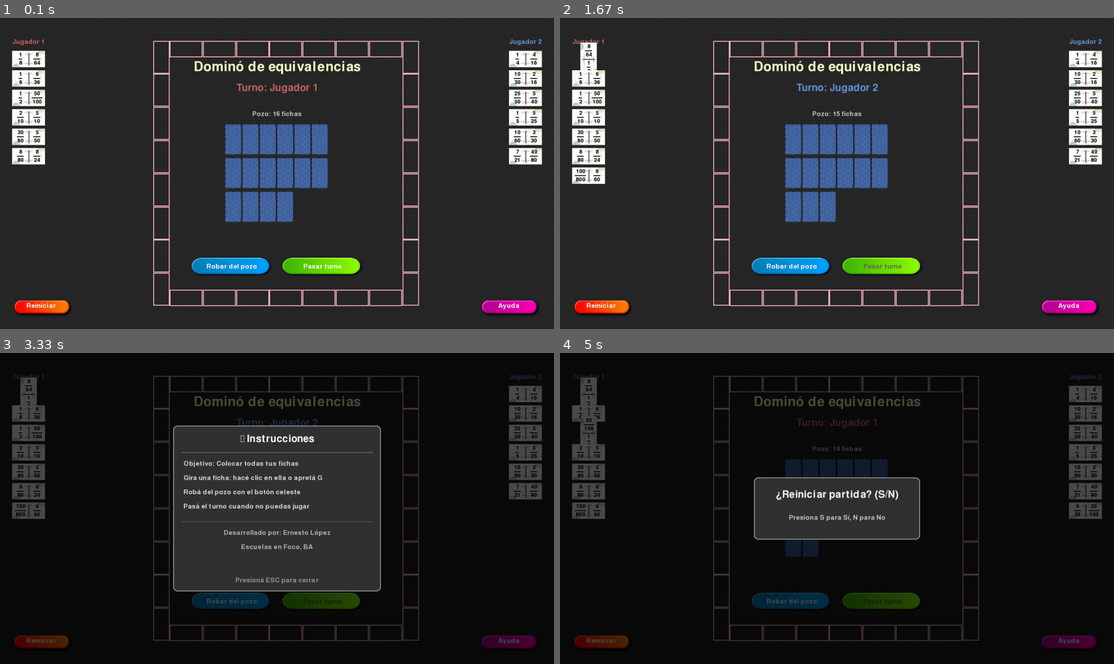
Above: before the commit, frames 1-4 (two rows, left to right).
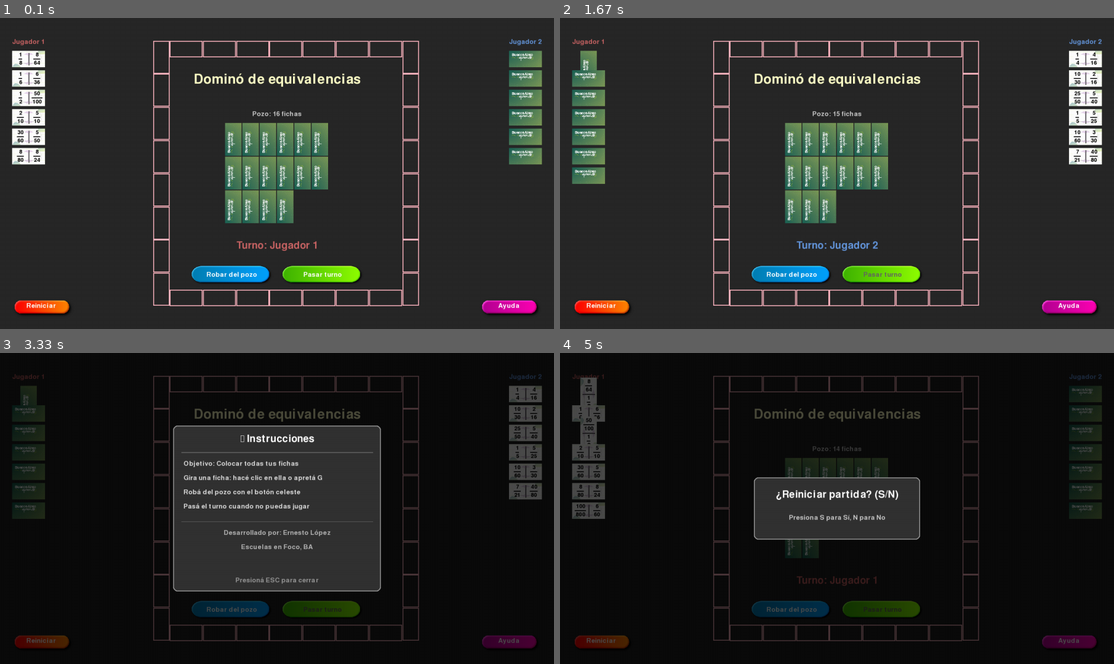
Above: after the commit, the same moments.

Repository: ernelopez/domino4
Game: pygame game, started from main.py
Two runs of this game, one before a commit and one after it. Both use one fixed random seed, a clock stepped at 60 frames per second and the inputs below.
Inputs (mouse positions are in pixels of both pictures, inside the frame that each line leads up to):
- Up to frame 1 (0.1 s): no input
- Up to frame 2 (1.67 s): click "1" at 0.38 s; press the mouse at (587, 67) at 0.7 s; move the mouse to (676, 129) at 0.8 s; release the mouse at (764, 195) at 0.93 s; click "Robar del pozo" at 1.05 s; click "Pasar turno" at 1.38 s
- Up to frame 3 (3.33 s): press the mouse at (509, 642) at 1.7 s; move the mouse to (299, 611) at 1.8 s; release the mouse at (88, 580) at 1.93 s; press the mouse at (509, 642) at 2.03 s; move the mouse to (421, 530) at 2.13 s; release the mouse at (337, 418) at 2.27 s; press the mouse at (509, 642) at 2.37 s; move the mouse to (299, 533) at 2.47 s; release the mouse at (83, 424) at 2.6 s; press the mouse at (509, 642) at 2.7 s; move the mouse to (315, 586) at 2.8 s; release the mouse at (121, 530) at 2.93 s; press the mouse at (509, 642) at 3.03 s; move the mouse to (299, 530) at 3.13 s; release the mouse at (83, 415) at 3.27 s
- Up to frame 4 (5 s): click (803, 604) at 3.38 s; click "Reiniciar" at 3.72 s; press the mouse at (881, 611) at 4.03 s; move the mouse to (853, 586) at 4.13 s; release the mouse at (831, 561) at 4.27 s; click "1" at 4.38 s; press the mouse at (1069, 642) at 4.7 s; move the mouse to (1058, 620) at 4.8 s; release the mouse at (1041, 598) at 4.93 s

The runs differ from the first frame. In frame 1, 10% of the frame differs, in the area x 34-98%, y 10-86%; in frame 2, 10%; in frame 3, 4.3%; in frame 4, 4.9%.

Commit message:
dorsos cambian al pasar turno

Diff:
--- a/main.py
+++ b/main.py
@@ -82,7 +82,7 @@
             self.alto_pantalla = info.current_h
             self.pantalla = pygame.display.set_mode((self.ancho_pantalla, self.alto_pantalla), pygame.FULLSCREEN)
 
-        pygame.display.set_caption("Dominó de Fracciones")
+        pygame.display.set_caption("Dominó de equivalencias")
         self.clock = pygame.time.Clock()
 
 
@@ -147,34 +147,6 @@
         self.escala = min(self.escala_x, self.escala_y)
 
 
-        """Recalcula todos los tamaños según la resolución actual"""
-
-        '''
-        if hasattr(sys, 'pygodide'):
-            # Web: obtener el tamaño real del canvas desde JavaScript
-            try:
-                import js
-                canvas = js.document.getElementById('canvas')
-                self.ancho_pantalla = canvas.clientWidth
-                self.alto_pantalla = canvas.clientHeight
-                print(f"🔵 Tamaño real del canvas: {self.ancho_pantalla}x{self.alto_pantalla}")
-            except:
-                # Fallback: tamaño fijo
-                self.ancho_pantalla = ANCHO_PANTALLA
-                self.alto_pantalla = ALTO_PANTALLA
-        else:
-            # Escritorio: usar el tamaño de la pantalla
-            info = pygame.display.Info()
-            self.ancho_pantalla = info.current_w
-            self.alto_pantalla = info.current_h
-
-        BASE_ANCHO = ANCHO_PANTALLA
-        BASE_ALTO = ALTO_PANTALLA
-
-        self.escala_x = self.ancho_pantalla / BASE_ANCHO
-        self.escala_y = self.alto_pantalla / BASE_ALTO
-        self.escala = min(self.escala_x, self.escala_y)
-        '''
         self.largo_ficha = int(LARGO_FICHA * self.escala)
         self.ancho_ficha = int(ANCHO_FICHA * self.escala)
         self.margen_tablero = int(MARGEN_TABLERO * self.escala)
@@ -183,10 +155,6 @@
         self.tamano_fuente_grande = max(16, int(36 * self.escala))
         #self.tamano_fuente_fraccion = max(10, int(20 * self.escala))
         self.tamano_fuente_fraccion = max(10, int(20 * self.escala))
-
-        #self.fuente = pygame.font.Font(None, self.tamano_fuente)
-        #self.fuente_grande = pygame.font.Font(None, self.tamano_fuente_grande)
-        #self.fuente_fraccion = pygame.font.Font(None, self.tamano_fuente_fraccion)
 
         print(f"📐 Escalado: {self.escala:.2f}x")
         print(f"   Ficha: {self.largo_ficha}x{self.ancho_ficha}")
@@ -216,16 +184,19 @@
 
             # Fichas
             ruta_frente = os.path.join(assets_dir, "ficha.png")
-            ruta_frente_v = os.path.join(assets_dir, "ficha_vertical.png")
+            ruta_frente_v = os.path.join(assets_dir, "ficha_v.png")
             ruta_dorso = os.path.join(assets_dir, "dorso.png")
+            ruta_dorso_v = os.path.join(assets_dir, "dorso_v.png")
 
             self.img_frente = pygame.image.load(ruta_frente)
             self.img_frente_v = pygame.image.load(ruta_frente_v)
             self.img_dorso = pygame.image.load(ruta_dorso)
+            self.img_dorso_v = pygame.image.load(ruta_dorso_v)
 
             self.img_frente = pygame.transform.scale(self.img_frente, (self.largo_ficha, self.ancho_ficha))
             self.img_frente_v = pygame.transform.scale(self.img_frente_v, (self.ancho_ficha, self.largo_ficha))
             self.img_dorso = pygame.transform.scale(self.img_dorso, (self.largo_ficha, self.ancho_ficha))
+            self.img_dorso_v = pygame.transform.scale(self.img_dorso_v, (self.ancho_ficha, self.largo_ficha))
 
             # Botones
             ruta_boton_robar = os.path.join(assets_dir, "boton_robar.png")
@@ -287,46 +258,7 @@
 
         print(f"base_offset_x={base_offset_x}, ajuste_x={ajuste_x}, offset_x={self.offset_tablero_x}")
 
-    '''
-    def calcular_offset_tablero(self):
-        """Calcula el offset para centrar el tablero en la pantalla"""
-        min_x = float('inf')
-        max_x = float('-inf')
-        min_y = float('inf')
-        max_y = float('-inf')
-
-        for casilla in self.partida.tablero.casillas:
-            if casilla.x < min_x:
-                min_x = casilla.x
-            if casilla.x > max_x:
-                max_x = casilla.x
-            if casilla.y < min_y:
-                min_y = casilla.y
-            if casilla.y > max_y:
-                max_y = casilla.y
-
-        max_x += LARGO_FICHA
-        max_y += LARGO_FICHA
-
-        centro_tablero_x = (min_x + max_x) // 2
-        centro_tablero_y = (min_y + max_y) // 2
-
-        self.offset_tablero_x = self.ancho_pantalla // 2 - int(centro_tablero_x * self.escala)
-        self.offset_tablero_y = self.alto_pantalla // 2 - int(centro_tablero_y * self.escala)
-
-        #============================================
-        # DEBUG - Agregar estos prints
-        # ============================================
-        print(f"min_x={min_x}, max_x={max_x}, centro_tablero_x={centro_tablero_x}")
-        print(f"ancho_pantalla={self.ancho_pantalla}, centro_pantalla={self.ancho_pantalla // 2}")
-        print(f"escala={self.escala}")
-
-        self.offset_tablero_x = self.ancho_pantalla // 2 - int(centro_tablero_x * self.escala)
-        self.offset_tablero_y = self.alto_pantalla // 2 - int(centro_tablero_y * self.escala)
-
-        print(f"offset_tablero_x={self.offset_tablero_x}, offset_tablero_y={self.offset_tablero_y}")
-        # ============================================
-'''
+
     def crear_botones(self):
         """Crea los botones de la interfaz"""
         self.botones = []
@@ -336,7 +268,7 @@
         separacion = int(20 * self.escala)
 
         centro_x = self.ancho_pantalla // 2
-        y_boton = self.alto_pantalla // 2 + int(200 * self.escala) #Altura del botón
+        y_boton = self.alto_pantalla // 2 + int(220 * self.escala) #Altura del botón
 
         # Botón Robar con imagen
         self.boton_robar = Boton(
@@ -590,18 +522,67 @@
             self.pantalla.blit(texto1, (x + ancho//2 - self.tamano_fuente_fraccion//2, y + int(10 * self.escala)))
             self.pantalla.blit(texto2, (x + ancho//2 - self.tamano_fuente_fraccion//2, y + alto - int(30 * self.escala)))
 
-    def dibujar_ficha_dorso(self, x, y, ancho, alto):
+
+    def dibujar_ficha_dorso(self, x, y, ancho, alto, orientacion="horizontal"):
         """Dibuja una ficha boca abajo (dorso)"""
-        if self.img_dorso is not None:
-            img = pygame.transform.scale(self.img_dorso, (ancho, alto))
-            self.pantalla.blit(img, (x, y))
-            return
-
-        # Fallback sin imagen
-        pygame.draw.rect(self.pantalla, (100, 100, 100), (x, y, ancho, alto), border_radius=5)
-        pygame.draw.rect(self.pantalla, (50, 50, 50), (x, y, ancho, alto), 2, border_radius=5)
-
-
+        if orientacion == "vertical" and self.img_dorso_v is not None:
+            #img = pygame.transform.scale(self.img_dorso_v, (ancho, alto))
+            #self.pantalla.blit(img, (x, y))
+            self.pantalla.blit(self.img_dorso_v, (x, y))
+        elif self.img_dorso is not None:
+            #img = pygame.transform.scale(self.img_dorso, (ancho, alto))
+            #self.pantalla.blit(img, (x, y))
+            self.pantalla.blit(self.img_dorso, (x, y))
+        else:
+            # Fallback sin imagen
+            pygame.draw.rect(self.pantalla, (100, 100, 100), (x, y, ancho, alto), border_radius=5)
+            pygame.draw.rect(self.pantalla, (50, 50, 50), (x, y, ancho, alto), 2, border_radius=5)
+
+
+    def dibujar_ficha_mano(self, ficha, x, y, seleccionada=False, es_turno=True):
+        """
+        Dibuja una ficha en la mano de un jugador.
+        Si no es el turno del jugador, muestra el dorso.
+        """
+        if es_turno:
+            # Mostrar frente (código existente)
+            if ficha.orientacion == "horizontal":
+                ancho = self.largo_ficha
+                alto = self.ancho_ficha
+                dx = 0
+                dy = 0
+            else:
+                ancho = self.ancho_ficha
+                alto = self.largo_ficha
+                dx = 0
+                dy = (self.ancho_ficha - self.largo_ficha) // 2
+
+            if self.img_frente is not None:
+                img = self.img_frente_v if ficha.orientacion == "vertical" else self.img_frente
+                self.pantalla.blit(img, (x + dx, y + dy))
+
+                if seleccionada:
+                    pygame.draw.rect(self.pantalla, (100, 200, 255), (x + dx, y + dy, ancho, alto),
+                                   max(2, int(4 * self.escala)), border_radius=5)
+
+                self.dibujar_valores_ficha(ficha, x + dx, y + dy, ancho, alto)
+                return
+        else:
+            # Mostrar dorso
+            if ficha.orientacion == "horizontal":
+                ancho = self.largo_ficha
+                alto = self.ancho_ficha
+            else:
+                ancho = self.ancho_ficha
+                alto = self.largo_ficha
+
+            if self.img_dorso is not None:
+                img = self.img_dorso_v if ficha.orientacion == "vertical" else self.img_dorso
+                self.pantalla.blit(img, (x, y))
+                return
+
+
+    '''
     def dibujar_ficha_mano(self, ficha, x, y, seleccionada=False):
         if ficha.orientacion == "horizontal":
             ancho = self.largo_ficha
@@ -635,6 +616,7 @@
 
             self.dibujar_valores_ficha(ficha, x + dx, y + dy, ancho, alto)
             return
+    '''
 
     def dibujar_ficha_arrastrada(self, ficha, x, y):
         """
@@ -723,7 +705,8 @@
             x = inicio_x + columna * (ancho + separacion)
             y = inicio_y + fila * (alto + separacion)
 
-            self.dibujar_ficha_dorso(x, y, ancho, alto)
+            ficha = fichas_pozo[i]
+            self.dibujar_ficha_dorso(x, y, ancho, alto, 'vertical')
 
         texto = self.fuente.render(f"Pozo: {len(fichas_pozo)} fichas", True, (200, 200, 200))
         self.pantalla.blit(texto, (centro_x - int(60 * self.escala), inicio_y - int(30 * self.escala)))
@@ -877,7 +860,7 @@
         ruta_fuente = os.path.join(script_dir, "fonts", archivofuente)  # <--- Tu archivo .ttf
         fuente_titulo = pygame.font.Font(ruta_fuente, int(48 * self.escala))  # <--- Más grande
         titulo = fuente_titulo.render("Dominó de equivalencias", True, (255, 255, 200))
-        y_titulo = int(120 * self.escala)
+        y_titulo = int(150 * self.escala)
 
         # Fondo para el título
         ancho_t = titulo.get_width()
@@ -896,11 +879,7 @@
             f"Turno: {jugador_actual.nombre}" if not self.partida.terminada else "PARTIDA TERMINADA",
             True, color_turno
         )
-        #texto_turno = self.fuente_grande.render(
-        #    f"Turno: {self.partida.jugador_actual().nombre}" if not self.partida.terminada else "PARTIDA TERMINADA",
-        #    True, (255, 255, 255)
-        #)
-        y_turno = y_titulo + int(50 * self.escala)
+        y_turno = y_titulo + int(400 * self.escala)
         ancho_turno = texto_turno.get_width()
         alto_turno = texto_turno.get_height()
         self.pantalla.blit(texto_turno, (centro_x - ancho_turno//2, y_turno - alto_turno//2))
@@ -1268,6 +1247,25 @@
             y_j2 = int(50 * self.escala)
             self.pantalla.blit(texto_j2, (x_j2, y_j2))
 
+            #NUEVO
+            jugador_actual = self.partida.jugador_actual()
+
+            for jugador_id, posiciones in self.posiciones_fichas.items():
+                # Determinar si es el turno de este jugador
+                if jugador_id == "jugador1":
+                    es_turno = (jugador_actual == self.partida.jugadores[0])
+                else:  # jugador2
+                    es_turno = (jugador_actual == self.partida.jugadores[1])
+
+                for pos in posiciones:
+                    es_seleccionada = pos["ficha"] == self.ficha_seleccionada and pos["ficha"] != self.ficha_arrastrada
+                    self.dibujar_ficha_mano(
+                        pos["ficha"],
+                        pos["x"], pos["y"],
+                        seleccionada=es_seleccionada,
+                        es_turno=es_turno
+                    )
+            '''
             for jugador_id, posiciones in self.posiciones_fichas.items():
                 for pos in posiciones:
                     es_seleccionada = pos["ficha"] == self.ficha_seleccionada and pos["ficha"] != self.ficha_arrastrada
@@ -1276,6 +1274,7 @@
                         pos["x"], pos["y"],
                         seleccionada=es_seleccionada
                     )
+            '''
 
             if self.ficha_arrastrada is not None:
                 x, y = pygame.mouse.get_pos()
Binary file changed: assets/dorso.png
Binary file added: assets/dorso_old.png
Binary file added: assets/dorso_v.png
Renamed: assets/ficha_vertical.png -> assets/ficha_v.png
